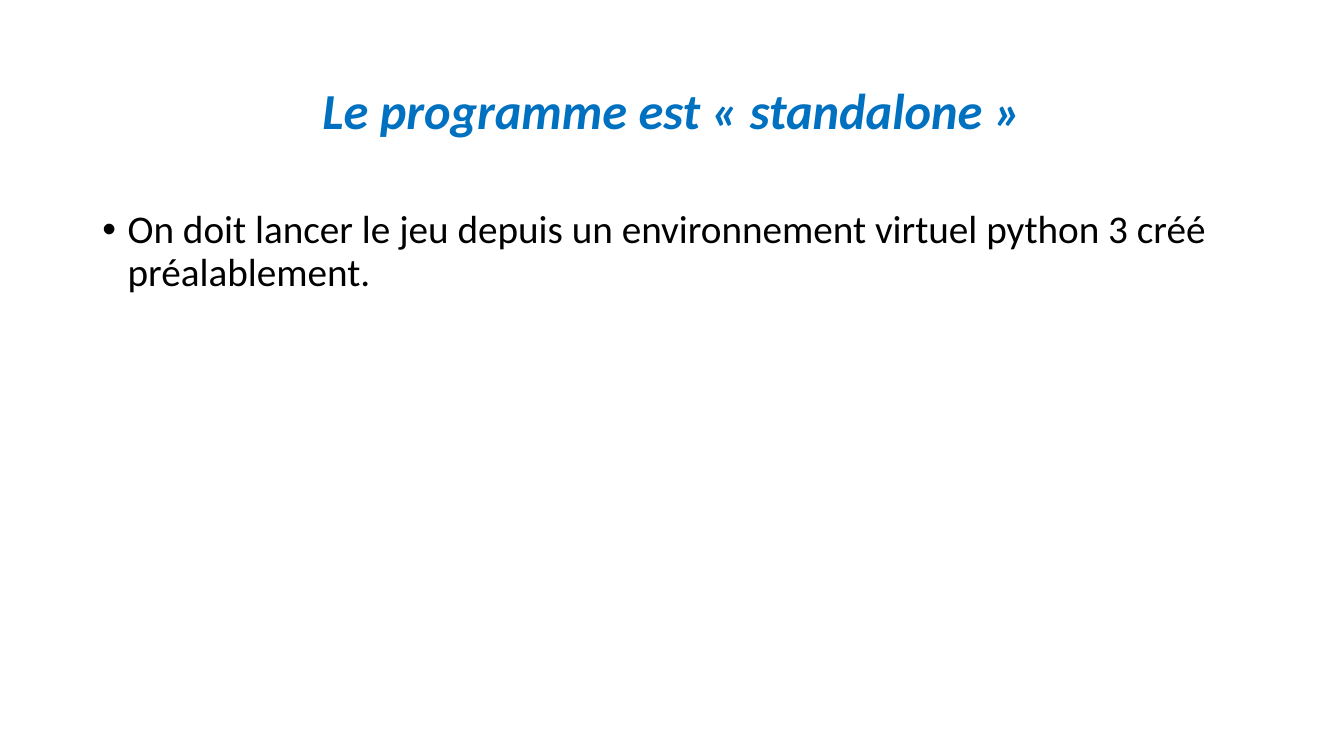
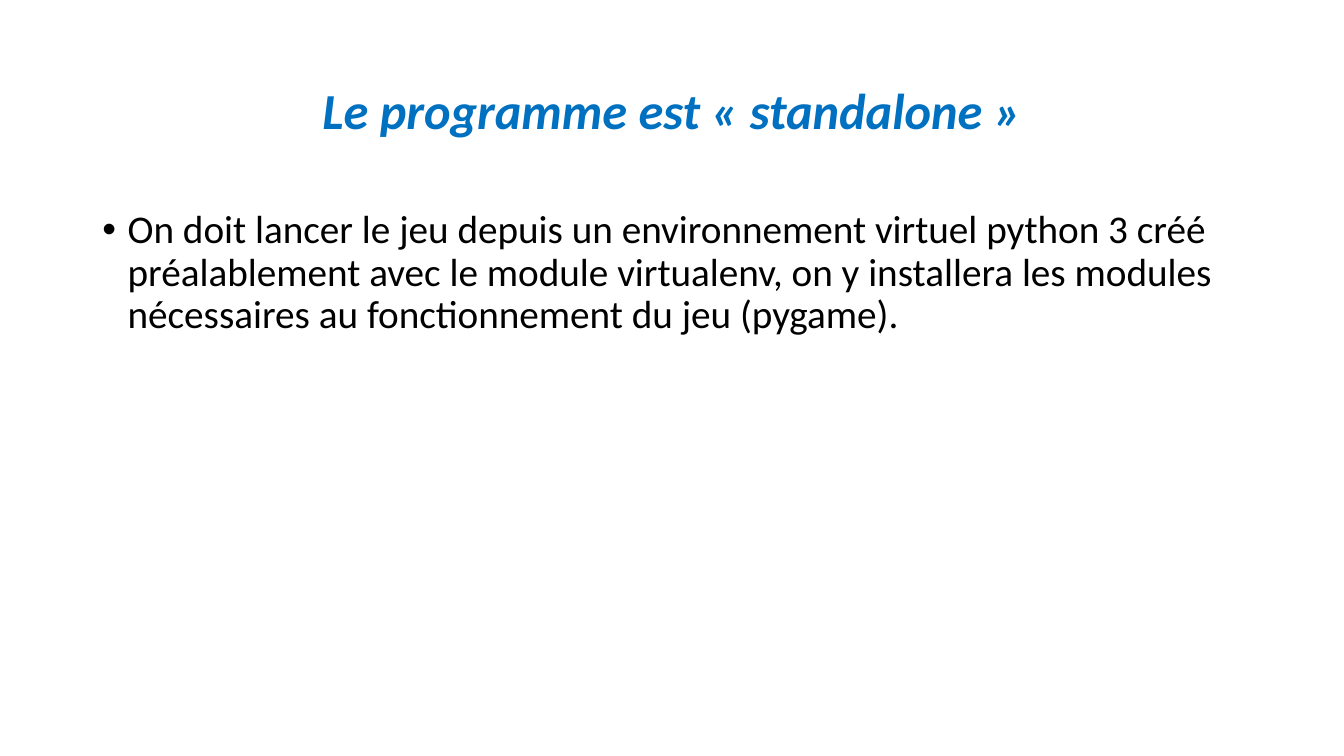
Before and after one commit to woowoo91/projet3, a slide deck: slide 11 of Projet3PPT.pptx. Drawn at 1344x756 pixels with LibreOffice and Linux fonts; fonts in the diff are those of the drawing. Boxes give left, top, right and bottom in pixels: in the first picture for what was removed or moved away, otherwise in the second. Text is boxed around its words. In the diff, an @@ line names an element or a change of style, - is before the commit and + after.

```diff
--- a/Projet3PPT.pptx
+++ b/Projet3PPT.pptx
@@ text at [128, 215, 1212, 335]: text changed @@
-• On doit lancer le jeu depuis un environnement virtuel python 3 créé préalablement.
+• On doit lancer le jeu depuis un environnement virtuel python 3 créé préalablement avec le module virtualenv, on y installera les modules nécessaires au fonctionnement du jeu (pygame).
```
Also in this commit, not shown: 1 slide added, 2 other files.
